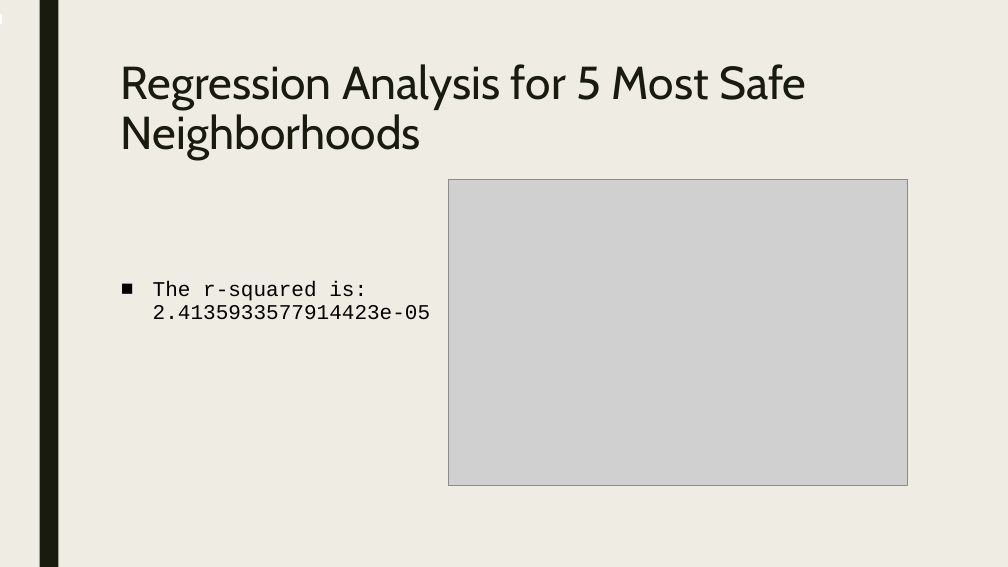
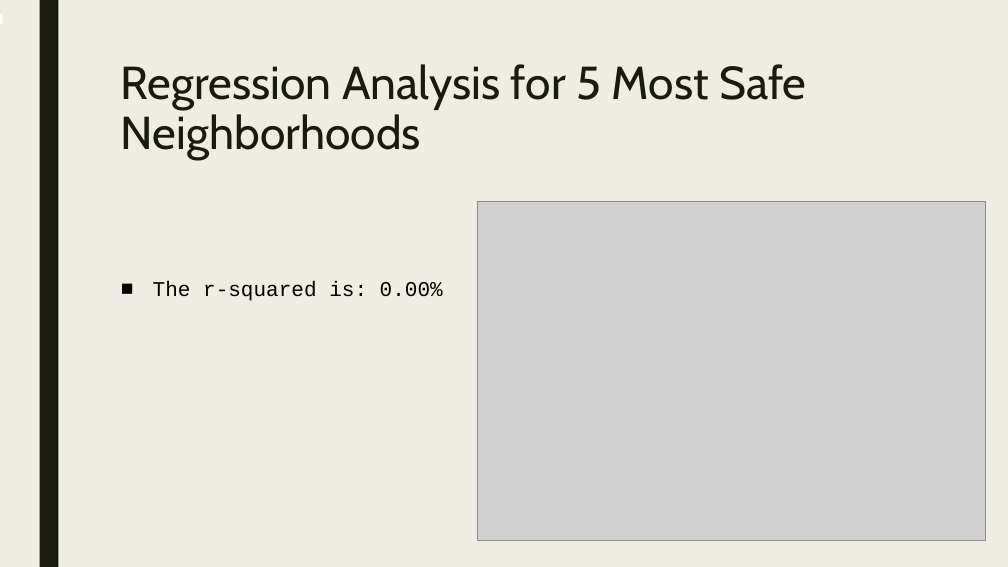
Before and after one commit to Ahmadhha/P1_T4_Test, a slide deck: slide 25 of Team4-version1.pptx (slide 23 before the commit). Drawn at 1008x567 pixels with LibreOffice and Linux fonts; fonts in the diff are those of the drawing; grey boxes stand for pictures. Boxes give left, top, right and bottom in pixels: in the first picture for what was removed or moved away, otherwise in the second. Text is boxed around its words. In the diff, an @@ line names an element or a change of style, - is before the commit and + after.

```diff
--- a/Team4-version1.pptx
+++ b/Team4-version1.pptx
@@ picture: place and size @@
-picture at [449,180,907,485]
+picture at [477,201,986,540]
@@ text at [153,281,443,301]: text changed @@
-■ The r-squared is: 2.4135933577914423e-05
+■ The r-squared is: 0.00%
```
Also in this commit, not shown: 17 other slides changed, 8 slides added, 4 slides removed, 1 other file.
